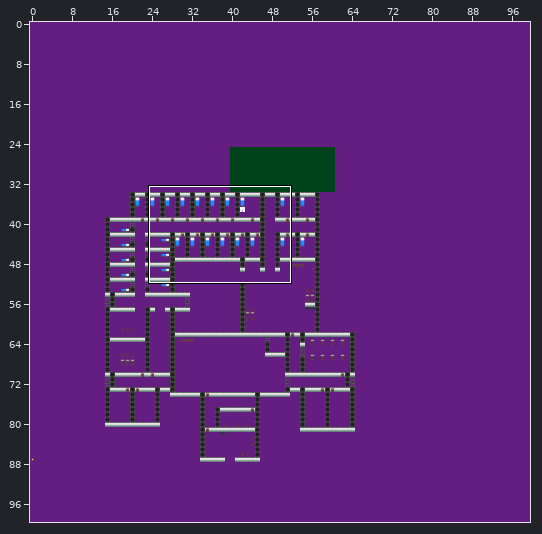
Tiled map: Project/core/assets/graphics/world3.tmx. The first picture is a wide view before the edit; the outline marks the close-up.
Close-up. Before:
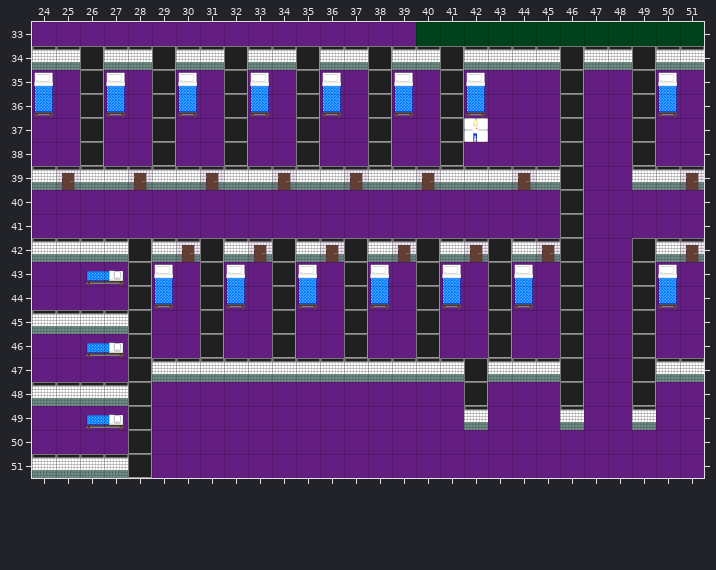
Cells are 64x64 px. Shown: x 24..51, y 33..51. The commit also changed other parts of the map, which this record leaves out.
And afterwards:
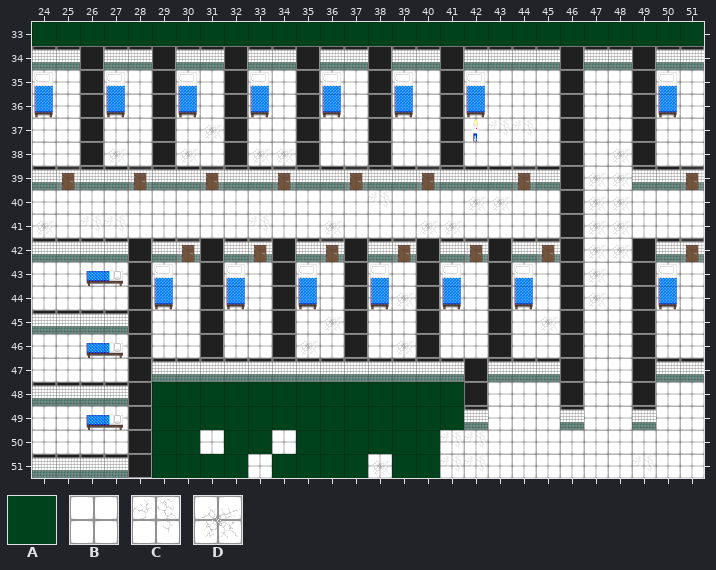
Key: from "alpha_sprite_sheet": A 8; from "floor_wall_sheet": B 0, C 1, D 4.
_ is an empty cell.
Tiles of an added or newly shown layer are drawn over the layers below it.
Change:
Changed rows in their new state; . is an unchanged cell.
Layer "Tile Layer 2 - Golv" (now shown):
first column x 24:
33 AAAAAAAAAAAAAAAA............
35 BB.BB.BB.BB.BB.BB.BBBB.BB.BB
36 BB.BB.BB.BB.BB.BB.BBBB.BB.BB
37 BB.BB.BD.BB.BB.BB..CCB.BB.BB
38 BB.DB.DB.DD.BB.BB.BBBB.BD.BB
39 .B..B..B..B..B..B...B..DD..B
40 BBBBBBBBBBBBBBCBBBDDBB.DDBBB
41 DBCCBBBBBCBBDBBBDDBBBB.DDBBB
42 ......B..B..B..B..B..B.DD..B
43 BBBB.BB.BB.BB.BB.BB.BB.DB.BB
44 BBBB.BB.BB.BB.BD.BB.BB.DB.BB
45 .....BB.BB.BD.BB.BB.BD.BB.BB
46 BBBB.BB.BB.DB.BD.BB.BB.BB.BB
47 BBBB...................BB...
48 .....AAAAAAAAAAAAA.BBB.BB.BB
49 BBBB.AAAAAAAAAAAAA.BBB.BB.BB
50 BBBB.AABAABAAAAAACCBBBBBBBBB
51 .....AAAABAAAADAACCBBBBBBCBB
